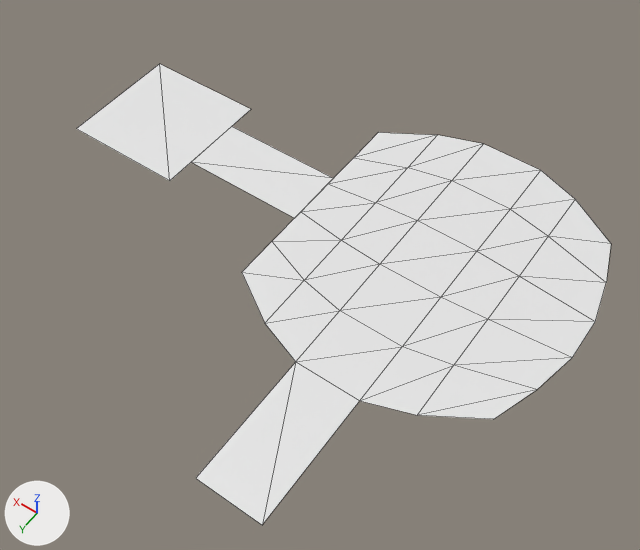
Two versions of the glTF model public/models/testmap.glb, one commit apart.
Rendered twice from a 50 mm lens placed at (-41.9, 36.9, 49.0), pointed at (-19.7, 5.8, 0.1). Lighting does not change. The marker at lower left points along +X, +Y and +Z. The first picture is the older version. Mesh edges are drawn as thin lines. Where no turn or scale is listed for an object, it has been applied to the vertices.

Objects in the first picture: 'Airlock', 'Hallway', 'Hallway-Right', 'MainRoom'.
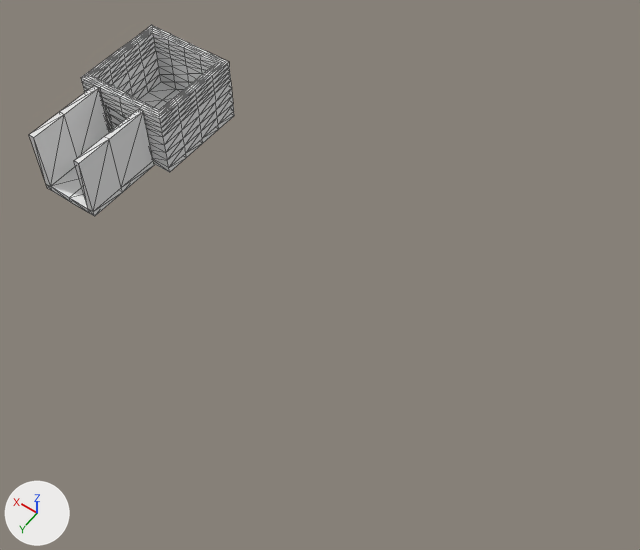
Commit message: Update test map: real walls + a working door opening

Edits to the bpy script that builds the scene:
```text
Add mat_material:
    mat_material = principled_material('Material')
    mat_material.base_color = (0.8, 0.8, 0.8)  # white #e7e7e7
Change me_cube_001:
    used by ob_airlock; location = (0.0, 0.0, 0.0); scale = (5.0, 5.0, 2.5)
    remove me_cube_001.from_pydata(...)  # 4 vertices, 2 faces; spans x -1.0..1.0, y -1.0..1.0, z 0.0
    add me_cube_001.from_pydata(...)  # 400 vertices, 800 faces; spans x -1.0..1.0, y -1.0..1.0, z -2.0..20.0
    me_cube_001 part 1: 396 vertices added at x -1.0..1.0, y -1.0..1.0, z -2.0..20.0
    add me_cube_001.materials.append(mat_material)  # white #e7e7e7
Add me_cube_002:
    me_cube_002.from_pydata(...)  # 42 vertices, 80 faces; spans x -2.5..2.5, y 4.12..10.69, z -0.5..5.0
    me_cube_002.materials.append(mat_material)  # white #e7e7e7
Add me_cube_001_1:
    me_cube_001_1.from_pydata(...)  # 30 vertices, 48 faces; spans x -2.0..2.0, y 3.47..3.82, z 0.0..3.2
    me_cube_001_1.materials.append(mat_material)  # white #e7e7e7
Change ob_airlock:
    ob_airlock.scale: (5.0, 5.0, 2.5) -> (4.0, 4.0, 0.25)
Remove ob_hallway:
    ob_hallway = bpy.data.objects.new('Hallway', me_cube_004)
    ob_hallway.location = (-10.0, 0.0, 0.0)
Remove ob_mainroom:
    ob_mainroom = bpy.data.objects.new('MainRoom', me_cube_010)
    ob_mainroom.location = (-20.0, 0.0, 0.0)
Remove ob_hallway_right:
    ob_hallway_right = bpy.data.objects.new('Hallway-Right', me_cube_011)
    ob_hallway_right.location = (-20.0, 0.0, 0.0)
Add ob_hallway_001:
    ob_hallway_001 = bpy.data.objects.new('Hallway.001', me_cube_002)
    ob_hallway_001.location = (0.0, 0.0, 0.0)
Add ob_door:
    ob_door = bpy.data.objects.new('Door', me_cube_001_1)
    ob_door.location = (0.0, 0.0, 0.0)
```

Changed parts and their boxes [x1, y1, x2, y2] in the pictures (640 x 550 px):
'MainRoom', deleted
    before: [242, 132, 611, 419]
'Airlock', reshaped, rescaled (12% narrower, 25% taller)
    before: [76, 64, 251, 181]
    after: [81, 25, 234, 172]
'Hallway-Right', deleted
    before: [196, 362, 359, 525]
'Hallway.001', added
    after: [29, 86, 154, 216]
'Hallway', deleted
    before: [192, 127, 333, 218]
'Door', added (mostly hidden)
    after: [107, 108, 127, 130]
part 1 of me_cube_001, added
    after: [81, 25, 234, 172]
